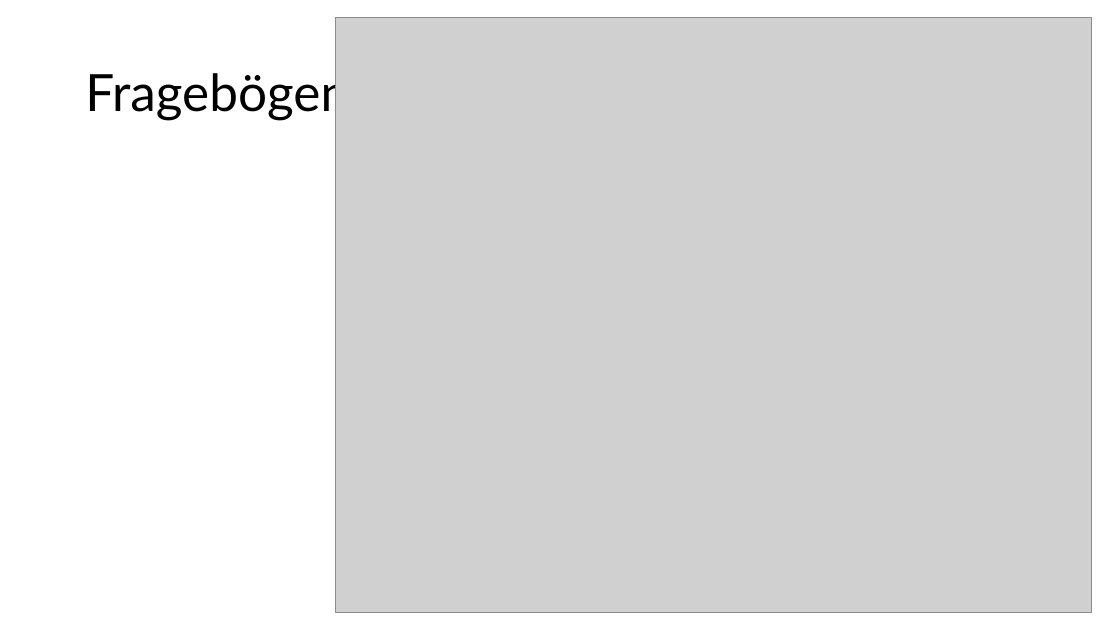
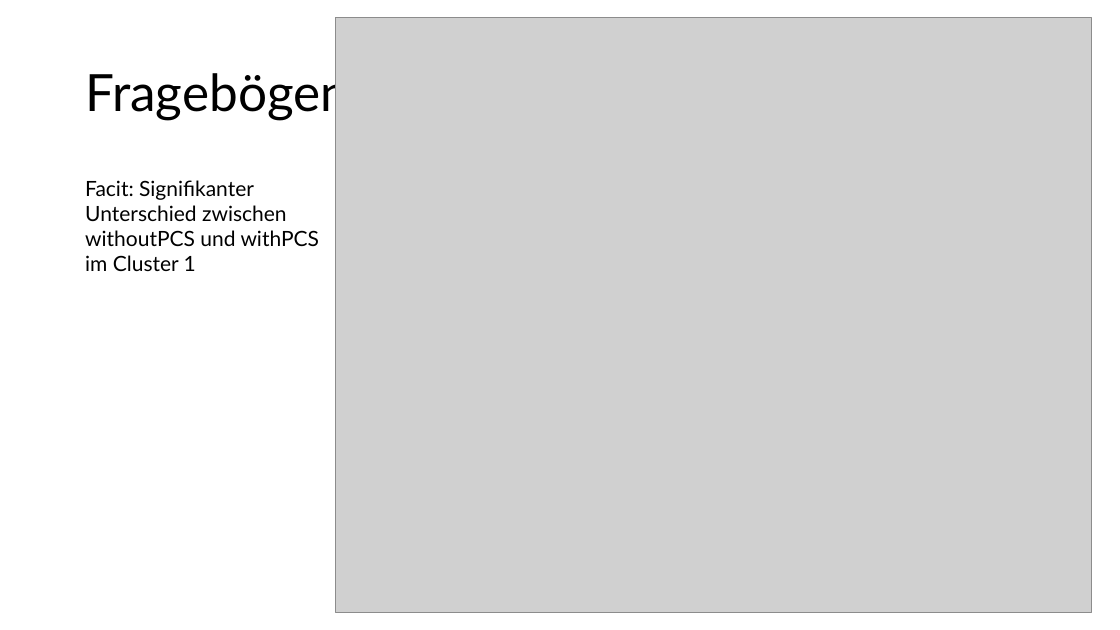
Before and after one commit to JankaMarlene/masters_thesis, a slide deck: slide 5 of presentations/EPOC1804.pptx. Drawn at 1120x630 pixels with LibreOffice and Linux fonts; fonts in the diff are those of the drawing; grey boxes stand for pictures. Boxes give left, top, right and bottom in pixels: in the first picture for what was removed or moved away, otherwise in the second. Text is boxed around its words. In the diff, an @@ line names an element or a change of style, - is before the commit and + after.

```diff
--- a/presentations/EPOC1804.pptx
+++ b/presentations/EPOC1804.pptx
@@ text added at [85, 180, 320, 271], 18 pt, text #000000 @@
+Facit: Signifikanter Unterschied zwischen withoutPCS und withPCS im Cluster 1
```
Also in this commit, not shown: 2 other slides changed, 1 slide added, 1 slide removed.
